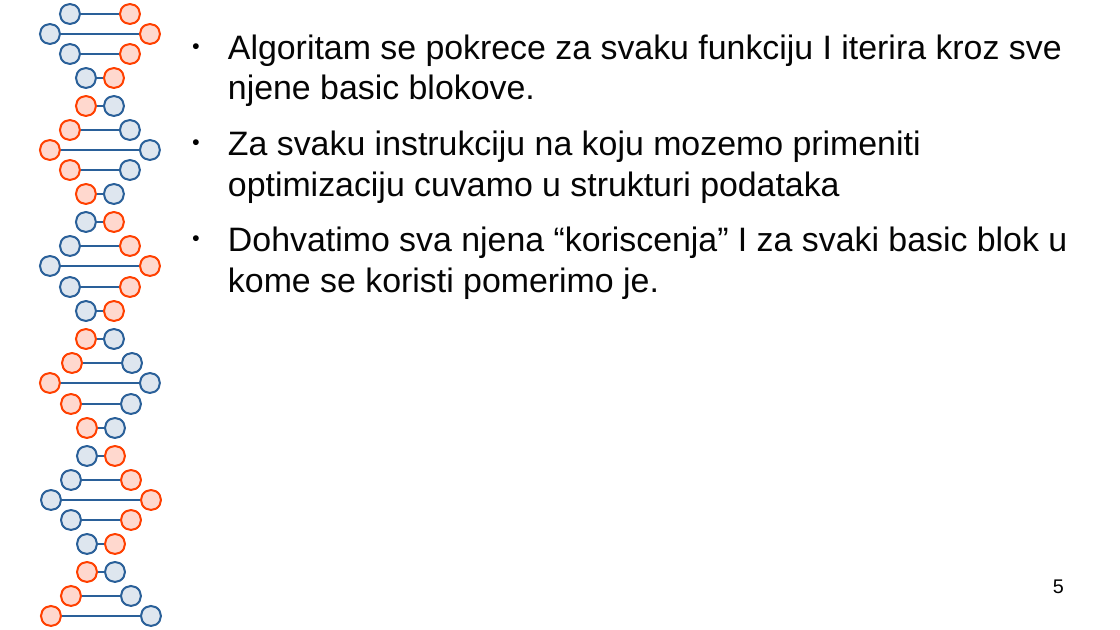
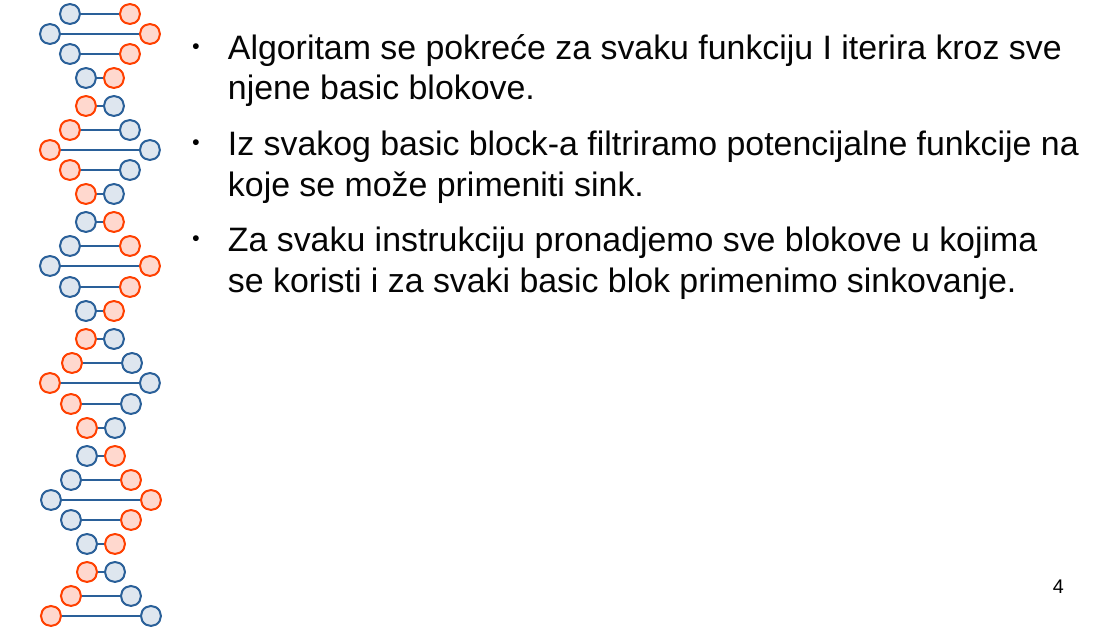
Before and after one commit to Itra7/LLVM-sink, a slide deck: slide 4 of prezentacijasink.odp (slide 5 before the commit). Drawn at 1120x630 pixels with LibreOffice and Linux fonts; fonts in the diff are those of the drawing. Boxes give left, top, right and bottom in pixels: in the first picture for what was removed or moved away, otherwise in the second. Text is boxed around its words. In the diff, an @@ line names an element or a change of style, - is before the commit and + after.

```diff
--- a/prezentacijasink.odp
+++ b/prezentacijasink.odp
@@ text at (x1=228, y1=34, x2=1079, y2=299): text changed @@
-● Algoritam se pokrece za svaku funkciju I iterira kroz sve njene basic blokove.
-● Za svaku instrukciju na koju mozemo primeniti optimizaciju cuvamo u strukturi podataka
-● Dohvatimo sva njena “koriscenja” I za svaki basic blok u kome se koristi pomerimo je.
+● Algoritam se pokreće za svaku funkciju I iterira kroz sve njene basic blokove.
+● Iz svakog basic block-a filtriramo potencijalne funkcije na koje se može primeniti sink.
+● Za svaku instrukciju pronadjemo sve blokove u kojima se koristi i za svaki basic blok primenimo sinkovanje.
@@ page number at (x1=1053, y1=579, x2=1064, y2=593): text changed @@
-5
+4
```
Also in this commit, not shown: 4 other slides changed, 1 slide removed.
